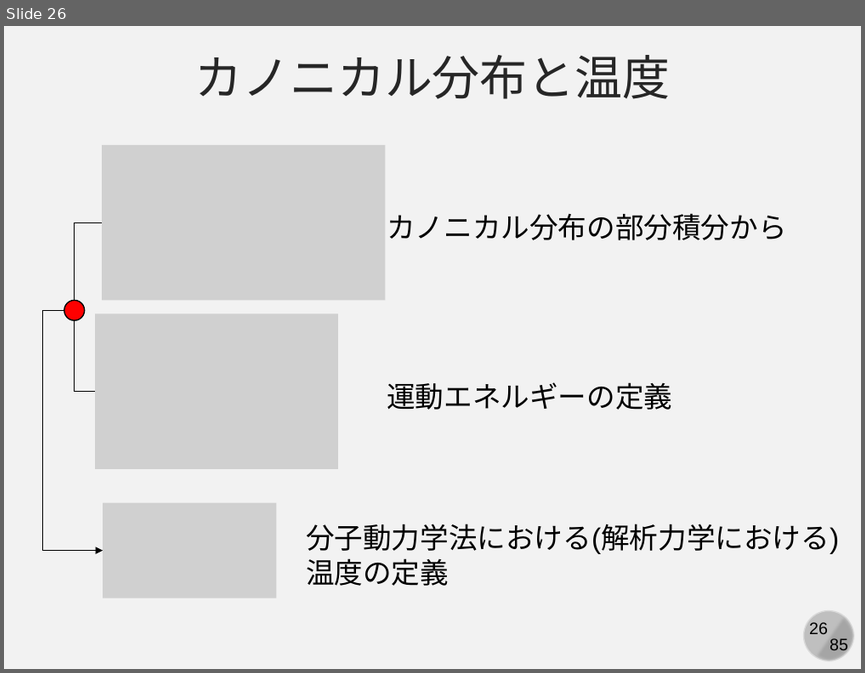
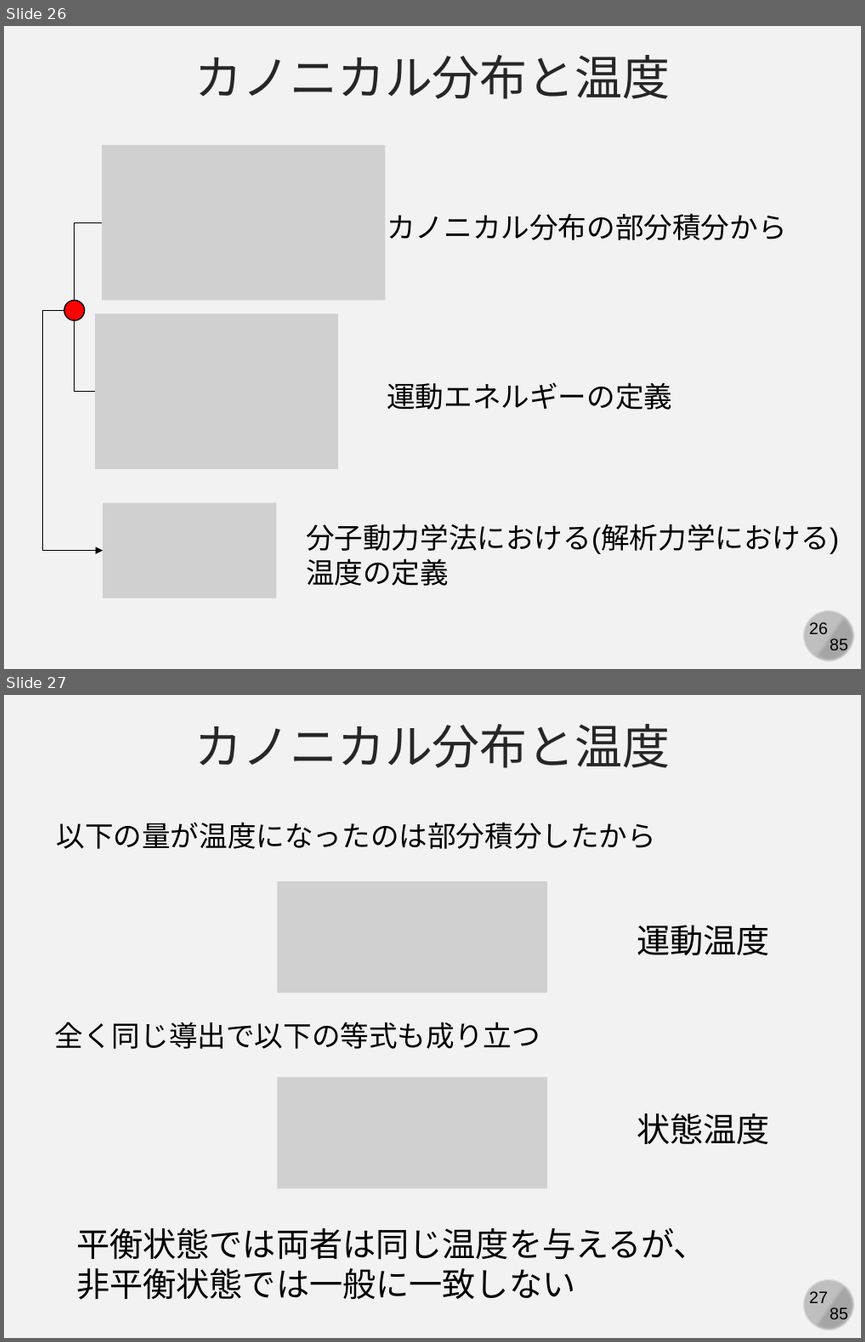
Before and after one commit to kaityo256/simulation_engineering, a slide deck: 06_md_observable/simulation06.pptx. Shown one above the other, each under a label of ours: slide 26 before the commit, slides 26 and 27 after it. The pictures are 865x673 and 865x1342 pixels, drawn with LibreOffice and Linux fonts; fonts in the diff are those of the drawing; grey boxes stand for pictures. Boxes give left, top, right and bottom in pixels: in the first picture for what was removed or moved away, otherwise in the second. Text is boxed around its words. In the diff, an @@ line names an element or a change of style, - is before the commit and + after.

```diff
--- a/06_md_observable/simulation06.pptx
+++ b/06_md_observable/simulation06.pptx
@@ slide 27 added at <box>4,695,861,1338</box>, background #F2F2F2; not listed: 4 template elements that a slide beside it also shows @@
@@ text added at <box>194,724,670,768</box>, 40 pt, text #262626 @@
+カノニカル分布と温度
@@ text added at <box>56,822,656,849</box>, 24 pt, text #000000 @@
+以下の量が温度になったのは部分積分したから
@@ picture added at <box>278,882,547,993</box> @@
@@ text added at <box>636,925,770,955</box>, 28 pt, text #000000 @@
+運動温度
@@ text added at <box>55,1021,540,1049</box>, 24 pt, text #000000 @@
+全く同じ導出で以下の等式も成り立つ
@@ picture added at <box>278,1077,547,1189</box> @@
@@ text added at <box>636,1113,770,1144</box>, 28 pt, text #000000 @@
+状態温度
@@ text added at <box>76,1228,707,1299</box>, 28 pt, text #000000 @@
+平衡状態では両者は同じ温度を与えるが、非平衡状態では一般に一致しない
```
Also in this commit, not shown: 2 slides changed, 10 other slides added.
